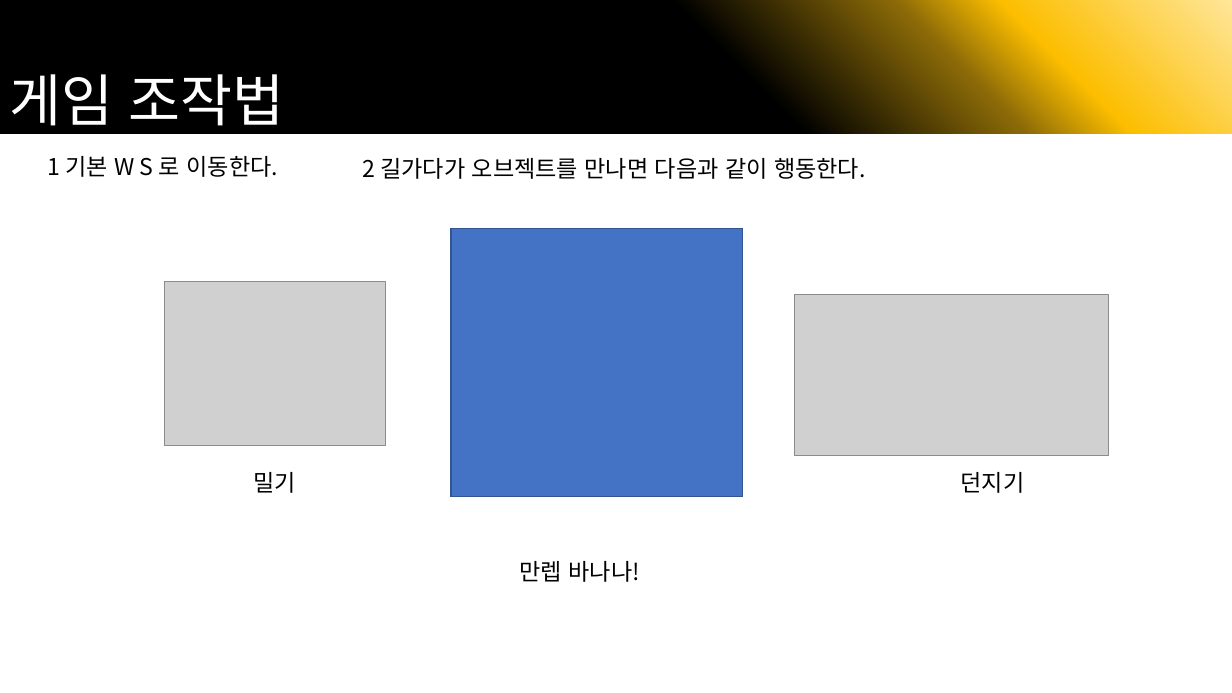
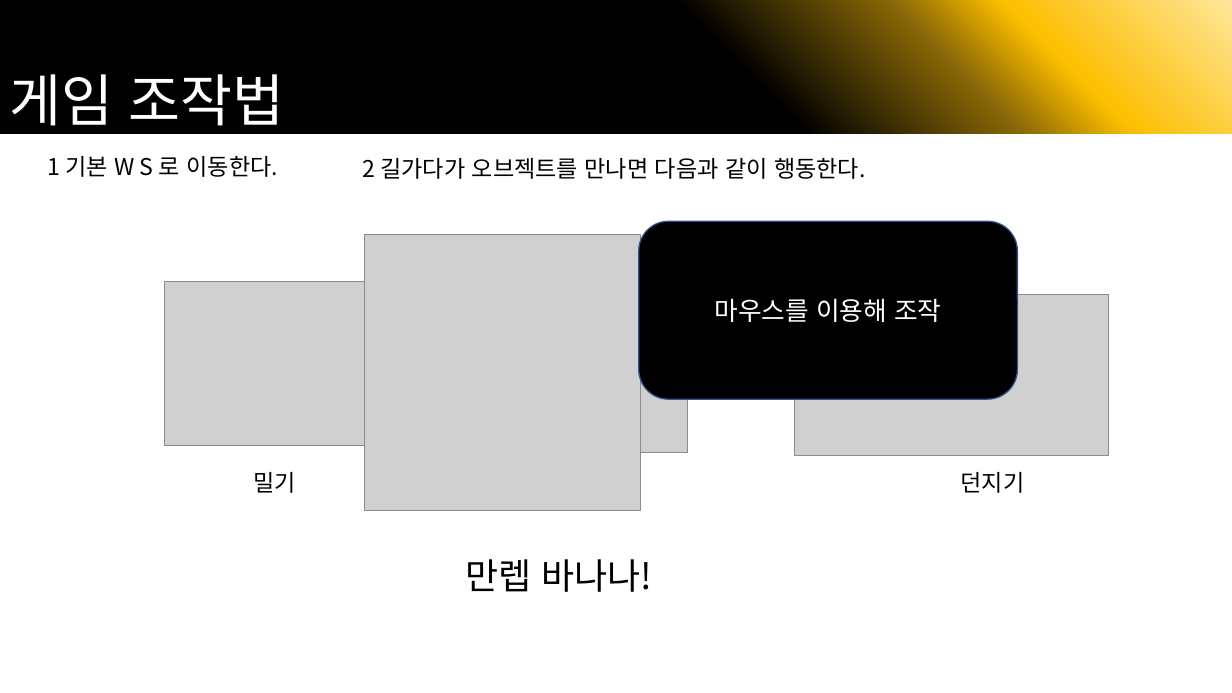
Before and after one commit to OpenGL-FinalTerm/OpenGL-FinalTerm, a slide deck: slide 4 of Report/최종발표.pptx. Drawn at 1232x693 pixels with LibreOffice and Linux fonts; fonts in the diff are those of the drawing; grey boxes stand for pictures. Boxes give left, top, right and bottom in pixels: in the first picture for what was removed or moved away, otherwise in the second. Text is boxed around its words. In the diff, an @@ line names an element or a change of style, - is before the commit and + after.

```diff
--- a/Report/최종발표.pptx
+++ b/Report/최종발표.pptx
@@ picture added at bbox=[364, 235, 640, 511] @@
@@ rectangle removed at bbox=[451, 229, 742, 497] @@
@@ rounded rectangle added at bbox=[639, 222, 1018, 400], fill #000000, outline #325491 1 pt, 20 pt, text #FFFFFF @@
+마우스를 이용해 조작
@@ picture added at bbox=[492, 274, 688, 453] @@
@@ text removed at bbox=[568, 496, 611, 497] @@
-쌓기
@@ text "만렙 바나나!": place and size @@
-text "만렙 바나나!" at bbox=[520, 561, 640, 582]
+text "만렙 바나나!" at bbox=[466, 559, 653, 592]
@@ text "만렙 바나나!" at bbox=[466, 559, 653, 592]: size 18 to 28 pt; alignment left to centre @@
```
Also in this commit, not shown: 1 other file.
